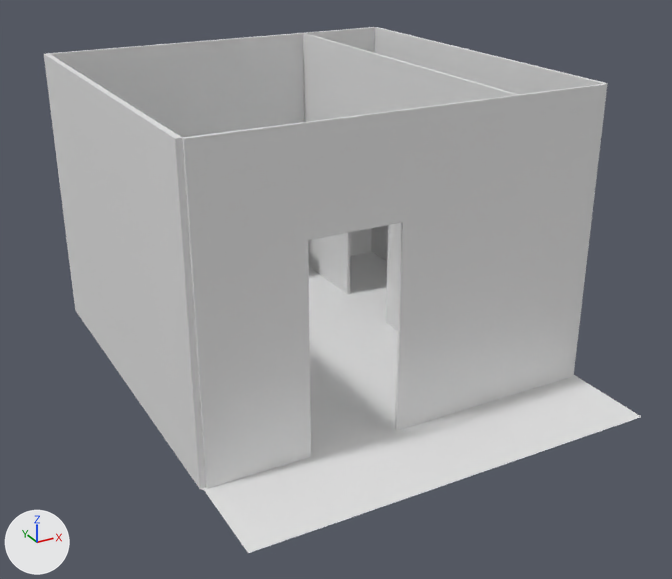
Before and after pictures for a commit that changed the Blender file STBDGC/STBDGC/res_sources/environement.blend.
Rendered twice from a 50 mm lens placed at (-4.18, -8.23, 4.67), pointed at (-0.03, -0.68, 0.89). The axes (+X, +Y, +Z) are drawn at lower left. The lights are the same throughout.

Objects in the first picture: 'floor_walls'.
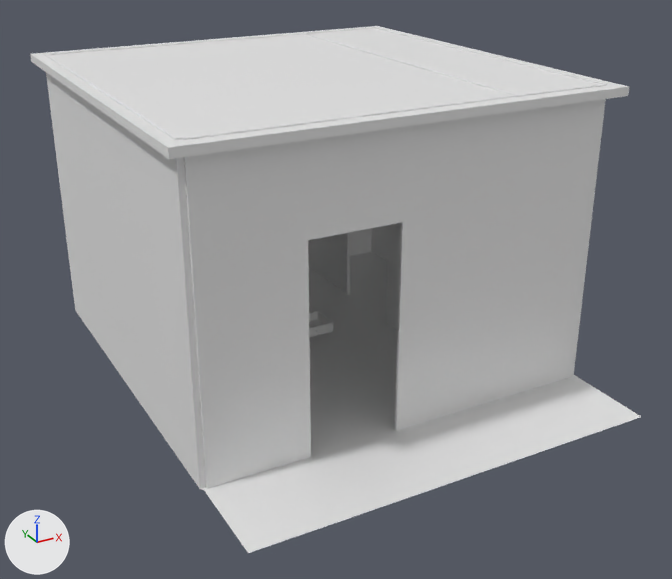
Where the newer file only moved an object's origin or applied its transform, the numbers keep the older frame.

The change, as JSON lines over the scene's bpy script:
```json
{"block": "me_floor_walls", "where": "me_floor_walls.from_pydata(...)  # 152 vertices, 143 faces; spans x -2.05..2.05, y -2.94..2.04, z 0.0..2.99"}
{"block": "me_floor_walls", "where": "# used by ob_floor_walls; location = (0.0, 0.0, 0.0)"}
{"block": "me_floor_walls", "change": "me_floor_walls part 1: a new loose piece, a box spanning x -2.166..2.147, y -2.168..2.177, z 2.897..2.98"}
```

Changed parts and their boxes (x1, y1, x2, y2) in the pictures (672 x 579 px):
```json
{"object": "floor_walls", "change": "reshaped", "before": [44, 27, 641, 553], "after": [30, 26, 641, 553]}
{"part": 1, "of": "me_floor_walls", "change": "added", "after": [30, 26, 629, 159]}
```
